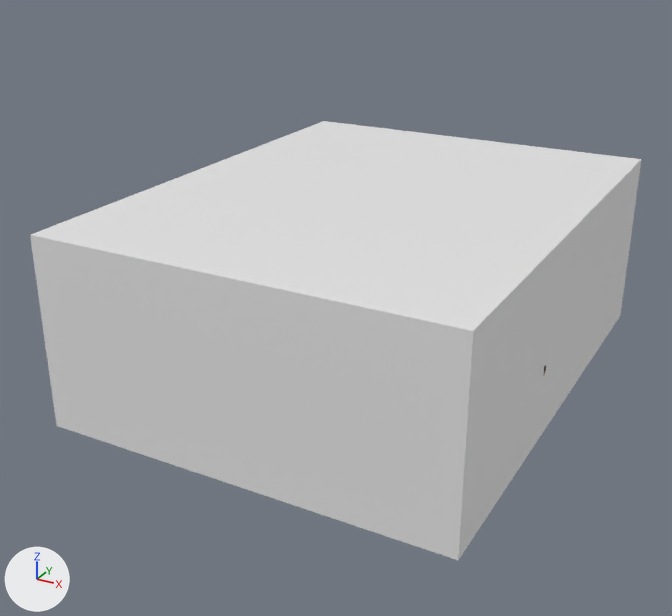
The Blender file Models/Graphics/store/store.blend: old version first, new version second.
Rendered twice from a 50 mm camera at (35.3, -71.2, 40.3) aimed at (-1.4, -4.5, 6.9). Arrows for +X, +Y and +Z are at lower left; the lights stay in place.

The first picture shows 'storeWalls'.
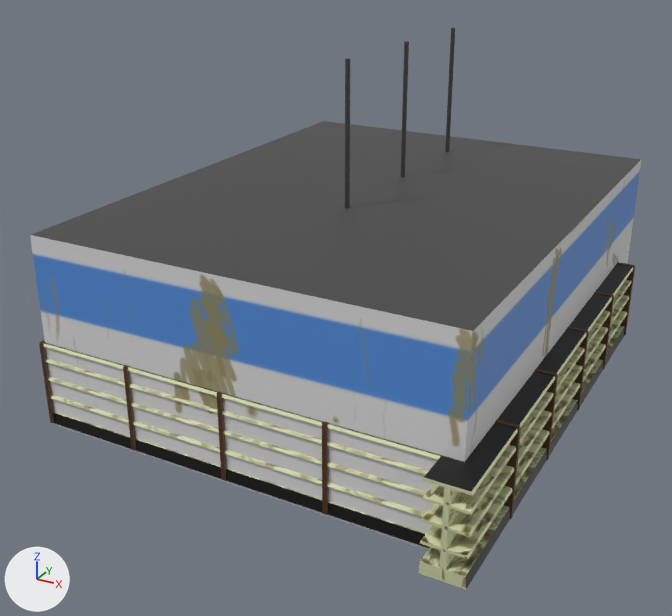
Location of each change, [x1, y1, x2, y2] in pixels of the pictures (672 x 616 px):
'storeWalls', recoloured, surface changed
    both: [30, 121, 641, 560]
'Shelf.009', added
    after: [418, 419, 521, 590]
'Shelf.008', added
    after: [498, 369, 558, 513]
'Shelf.010', added
    after: [322, 421, 442, 548]
'Shelf.011', added
    after: [217, 392, 323, 513]
'Shelf.007', added
    after: [536, 326, 589, 456]
'Shelf.012', added
    after: [123, 365, 221, 479]
'Shelf.013', added
    after: [39, 340, 131, 449]
'Shelf.006', added
    after: [569, 291, 614, 406]
'Shelf.005', added
    after: [596, 262, 635, 366]
'Aisle 2', added (black)
    after: [401, 41, 409, 177]
'Aisle 1', added (black)
    after: [445, 28, 455, 152]
part 1 of me_cube_001, surface changed (white to grey)
    before: [30, 121, 641, 560]
    after: [30, 121, 641, 550]

Patch to the scene script:
```diff
--- a/Models/Graphics/store/store.blend.py
+++ b/Models/Graphics/store/store.blend.py
@@ me_cube_001 @@
 me_cube_001.from_pydata(...)  # 32 vertices, 18 faces; spans x -1.18..1.0, y -1.0..1.0, z -1.05..1.0
 # used by ob_storewalls; location = (0.0, 0.0, 8.1); scale = (18.1, 23.0, 8.5)
+# me_cube_001 part 1: texture (UV) coordinates of 18 of 18 faces, centred in x -1.18..1.0, y -1.0..1.0, z -1.05..1.0, changed; they spanned u 0.12..0.88, v 0.0..1.0 and now span u 0.01..0.97, v 0.02..0.98
+me_cube_001.materials.append(mat_storemat)  # picture img_storewalls_png
@@ ob_aisle_1 @@
+ob_aisle_1 = bpy.data.objects.new('Aisle 1', me_cube_047)  # 116 vertices, 108 faces; spans x -1.14..1.14, y -1.13..1.13, z -1.0..6.7; in mat_material_006 (picture img_aislesigntexture_png_001), mat_aislepoleregister (black #3d3d3d)
+ob_aisle_1.location = (0.0, 16.6, 12.5)
+ob_aisle_1.rotation_euler = (0.0, 0.0, 3.054)  # degrees (0, 0, 175)
+ob_aisle_1.scale = (1.0, 3.35, 2.43)
@@ ob_aisle_2 @@
+ob_aisle_2 = bpy.data.objects.new('Aisle 2', me_cube_046)  # 116 vertices, 108 faces; spans x -1.14..1.14, y -1.13..1.13, z -1.0..6.7; in mat_material_006 (picture img_aislesigntexture_png_001), mat_aislepoleregister (black #3d3d3d)
+ob_aisle_2.location = (0.0, 5.9, 12.5)
+ob_aisle_2.scale = (1.0, 3.35, 2.43)
@@ ob_aisle_3 @@
+ob_aisle_3 = bpy.data.objects.new('Aisle 3', me_cube_045)  # 129 vertices, 119 faces; spans x -1.14..1.14, y -1.13..1.13, z -1.0..6.7; in mat_material_006 (picture img_aislesigntexture_png_001), mat_aislepoleregister (black #3d3d3d)
+ob_aisle_3.location = (0.0, -5.1, 12.5)
+ob_aisle_3.rotation_euler = (0.0, 0.0, 3.142)  # degrees (0, 0, 180)
+ob_aisle_3.scale = (1.0, 3.35, 2.43)
@@ ob_shelf_013 @@
+ob_shelf_013 = bpy.data.objects.new('Shelf.013', me_shelf_014)  # 112 vertices, 216 faces; spans x -1.74..1.74, y -0.01..7.48, z -4.5..4.33; in mat_shelfmat (picture img_shelf_png_003)
+ob_shelf_013.location = (-14.0, -21.5, 0.0)
+ob_shelf_013.rotation_euler = (1.571, 0.0, 1.571)  # degrees (90, 0, 90)
@@ ob_shelf_012 @@
+ob_shelf_012 = bpy.data.objects.new('Shelf.012', me_shelf_013)  # 112 vertices, 216 faces; spans x -1.74..1.74, y -0.01..7.48, z -4.5..4.33; in mat_shelfmat (picture img_shelf_png_003)
+ob_shelf_012.location = (-5.3, -21.5, 0.0)
+ob_shelf_012.rotation_euler = (1.571, 0.0, 1.571)  # degrees (90, 0, 90)
@@ ob_shelf_011 @@
+ob_shelf_011 = bpy.data.objects.new('Shelf.011', me_shelf_011)  # 112 vertices, 216 faces; spans x -1.74..1.74, y -0.01..7.48, z -4.5..4.33; in mat_shelfmat (picture img_shelf_png_003)
+ob_shelf_011.location = (3.5, -21.5, 0.0)
+ob_shelf_011.rotation_euler = (1.571, 0.0, 1.571)  # degrees (90, 0, 90)
@@ ob_shelf_010 @@
+ob_shelf_010 = bpy.data.objects.new('Shelf.010', me_shelf_010)  # 112 vertices, 216 faces; spans x -1.74..1.74, y -0.01..7.48, z -4.5..4.33; in mat_shelfmat (picture img_shelf_png_003)
+ob_shelf_010.location = (12.3, -21.5, 0.0)
+ob_shelf_010.rotation_euler = (1.571, 0.0, 1.571)  # degrees (90, 0, 90)
@@ ob_shelf_009 @@
+ob_shelf_009 = bpy.data.objects.new('Shelf.009', me_shelf_009)  # 112 vertices, 216 faces; spans x -1.74..1.74, y -0.01..7.48, z -4.5..4.33; in mat_shelfmat (picture img_shelf_png_003)
+ob_shelf_009.location = (18.1, -21.5, 0.0)
+ob_shelf_009.rotation_euler = (1.571, 0.0, 0.0)  # degrees (90, 0, 0)
@@ ob_shelf_008 @@
+ob_shelf_008 = bpy.data.objects.new('Shelf.008', me_shelf_008)  # 112 vertices, 216 faces; spans x -1.74..1.74, y -0.01..7.48, z -4.5..4.33; in mat_shelfmat (picture img_shelf_png_003)
+ob_shelf_008.location = (18.1, -12.8, 0.0)
+ob_shelf_008.rotation_euler = (1.571, 0.0, 0.0)  # degrees (90, 0, 0)
@@ ob_shelf_007 @@
+ob_shelf_007 = bpy.data.objects.new('Shelf.007', me_shelf_007)  # 112 vertices, 216 faces; spans x -1.74..1.74, y -0.01..7.48, z -4.5..4.33; in mat_shelfmat (picture img_shelf_png_003)
+ob_shelf_007.location = (18.1, -4.0, 0.0)
+ob_shelf_007.rotation_euler = (1.571, 0.0, 0.0)  # degrees (90, 0, 0)
@@ ob_shelf_006 @@
+ob_shelf_006 = bpy.data.objects.new('Shelf.006', me_shelf_006)  # 112 vertices, 216 faces; spans x -1.74..1.74, y -0.01..7.48, z -4.5..4.33; in mat_shelfmat (picture img_shelf_png_003)
+ob_shelf_006.location = (18.1, 4.7, 0.0)
+ob_shelf_006.rotation_euler = (1.571, 0.0, 0.0)  # degrees (90, 0, 0)
@@ ob_shelf_005 @@
+ob_shelf_005 = bpy.data.objects.new('Shelf.005', me_shelf_005)  # 112 vertices, 216 faces; spans x -1.74..1.74, y -0.01..7.48, z -4.5..4.33; in mat_shelfmat (picture img_shelf_png_003)
+ob_shelf_005.location = (18.1, 13.2, 0.0)
+ob_shelf_005.rotation_euler = (1.571, 0.0, 0.0)  # degrees (90, 0, 0)
```
